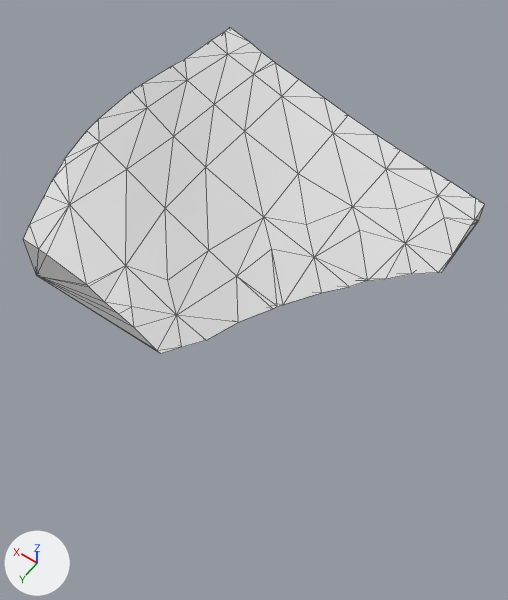
One commit to the glTF model assets/terrain/surface_pieces/surf_2_2.glb: the scene before it, then after it.
The view is the same before and after, from a 50 mm camera at (-101.72, 103.71, -6.74) aimed at (-97.29, 97.51, -16.49). The lights are fixed; the arrows at lower left show +X, +Y and +Z. The picture after the commit comes second. Mesh edges are drawn as thin lines. Where no turn or scale is listed for an object, it has been applied to the vertices.

The scene before the commit, as lines of its bpy script (objects in view):
```python
me_geometry_0 = bpy.data.meshes.new('geometry_0')
me_geometry_0.from_pydata(...)  # 89 vertices, 174 faces; spans x -100.0..-95.0, y 95.0..100.0, z -15.0..-13.15
ob_geometry_0 = bpy.data.objects.new('geometry_0', me_geometry_0)
ob_geometry_0.location = (0.0, 0.0, 0.0)
```
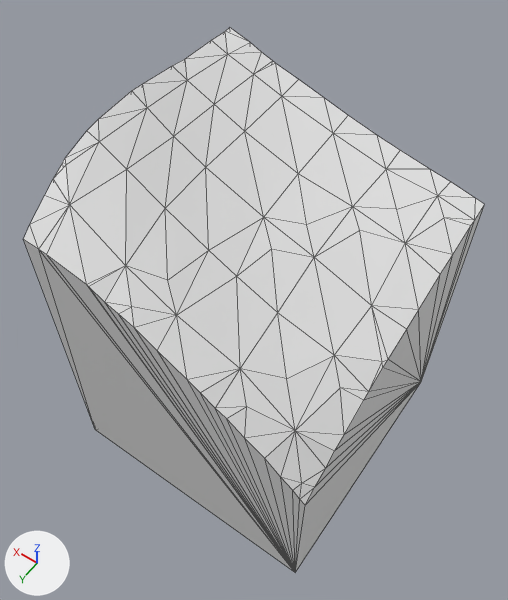
Boxes (x1, y1, x2, y2) around the edits, measured in the pictures (508 x 600 px; the box of a moved part takes in the faces that stretch with it):
'geometry_0', reshaped (67% taller)
    before: (23, 28, 485, 354)
    after: (23, 28, 485, 572)
part 1 of me_geometry_0, moved or reshaped
    before: (24, 206, 484, 354)
    after: (24, 206, 484, 572)

The change in detail:
me_geometry_0 is used by ob_geometry_0; location (0.0, 0.0, 0.0).
me_geometry_0 had 89 vertices, 174 faces and spanned x -100.0..-95.0, y 95.0..100.0, z -15.0..-13.15.
me_geometry_0 now has 107 vertices, 210 faces and spans x -100.0..-95.0, y 95.0..100.0, z -20.0..-13.15.
Part 1, on me_geometry_0:
15 vertices are removed from x -100.0..-95.0, y 95.0..100.0, z -15.0.
76 faces are deleted.
2 vertices move from x -99.64..-97.64, y 96.65..99.74, z -15.0 to x -100.0..-97.92, y 97.01..100.0, z -15.26..-15.24.
33 vertices are added at x -100.0..-95.0, y 95.0..100.0, z -20.0..-15.01.
112 new faces join them.
